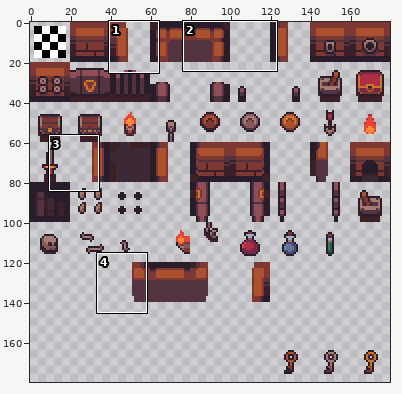
Two states of a sprite sheet, tilesets/Wall_TileSets/output_tileset.png. The first picture is a wide view before the edit; the outline marks the close-up.
Close-up. First the earlier version:
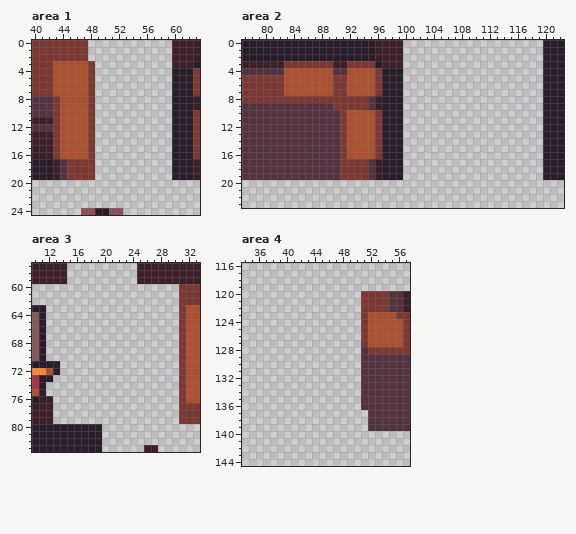
The file is 180x200 pixels. Shown: area 1: x 40..63, y 0..24; area 2: x 77..122, y 0..23; area 3: x 10..33, y 57..83; area 4: x 34..57, y 116..144. The wide view leaves out empty margins. The commit also changed other parts of the picture, which this record leaves out.
New version:
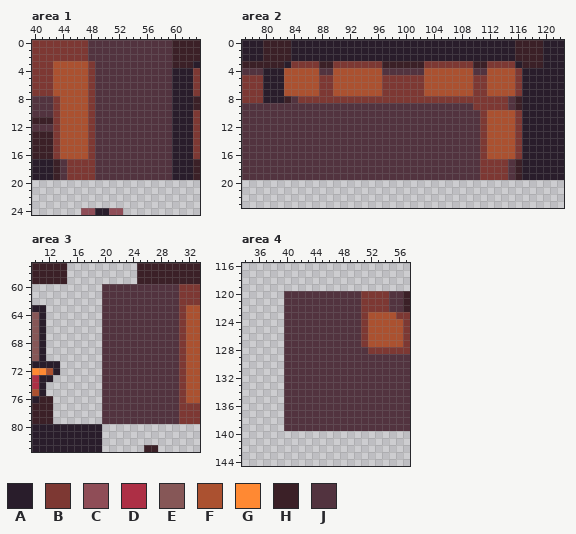
Palette (. is transparent): A #291d2b  B #7d3833  C #8f4d57  D #ad2f45  E #865757  F #ab5130  G #ff8933  H #3b2027  J #52333f
Changes in this commit:
Area 1:
y 0..2: x 48..59 ............ -> JJJJJJJJJJJJ
y 3..19: x 49..59 ........... -> JJJJJJJJJJJ
Area 2:
y 0..2: x 80..83 AAAA -> HHHH; x 96..119 HHHH.................... -> AAAAAAAAAAAAAAAAAAAAHHHH
y 3: x 83 B -> A; x 88..91 BBHH -> HHBB; x 96 A -> B; x 100..119 .................... -> HHHBBBBBBBHHBBBBAHHH
y 4: x 80..82 JJJ -> AAA; x 88..91 FFJJ -> JJFF; x 96..119 BAAA.................... -> FJJJJJJFFFFFFFJJFFFFBAAA
y 5..7: x 80..82 BBB -> AAA; x 88..91 FFBB -> BBFF; x 96..119 BAAA.................... -> FBBBBBBFFFFFFFBBFFFFBAAA
y 8: x 80..84 BBBBB -> AAAHJ; x 95..119 JHAAA.................... -> BBBBBBBBBBBBBBBBBBBBJHAAA
y 9: x 90..94 BBBBB -> JJJJJ; x 96..119 HAAA.................... -> JJJJJJJJJJJJJJBBBBBJHAAA
y 10..16: x 91..119 BFFFFBAAA.................... -> JJJJJJJJJJJJJJJJJJJJBFFFFBAAA
y 17..19: x 91..94 BBBB -> JJJJ; x 96..119 HAAA.................... -> JJJJJJJJJJJJJJJBBBBJHAAA
Area 3:
y 60..79: x 20..30 ........... -> JJJJJJJJJJJ
Area 4:
y 120..136: x 40..50 ........... -> JJJJJJJJJJJ
y 137..139: x 40..51 ............ -> JJJJJJJJJJJJ
